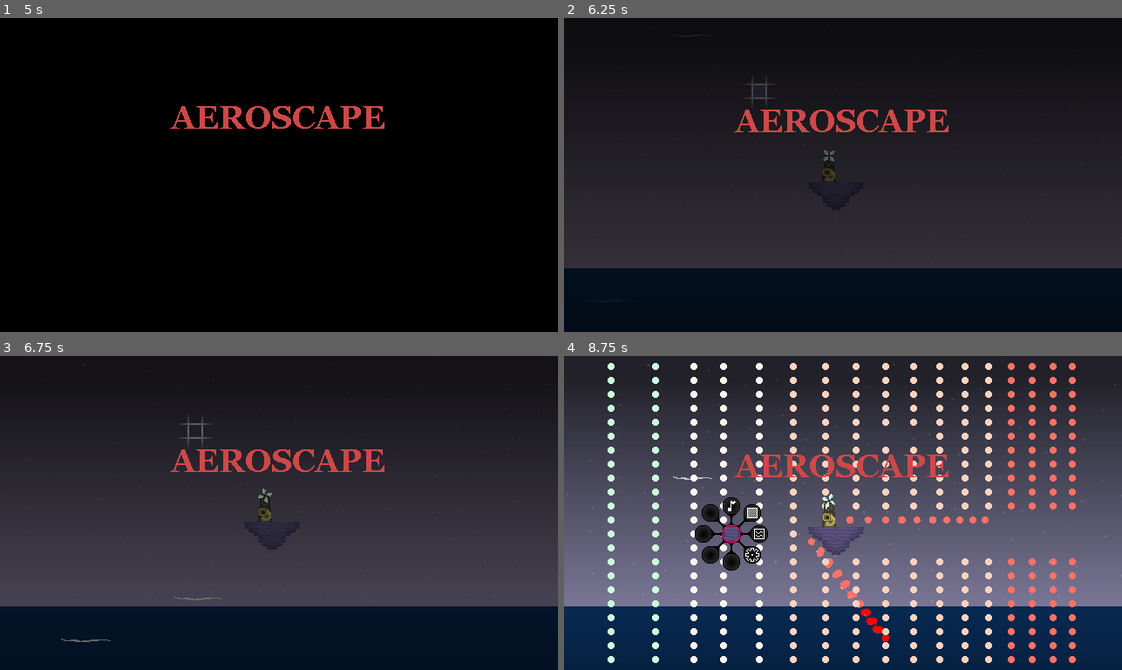
Above: before the commit, frames 1-4 (two rows, left to right).
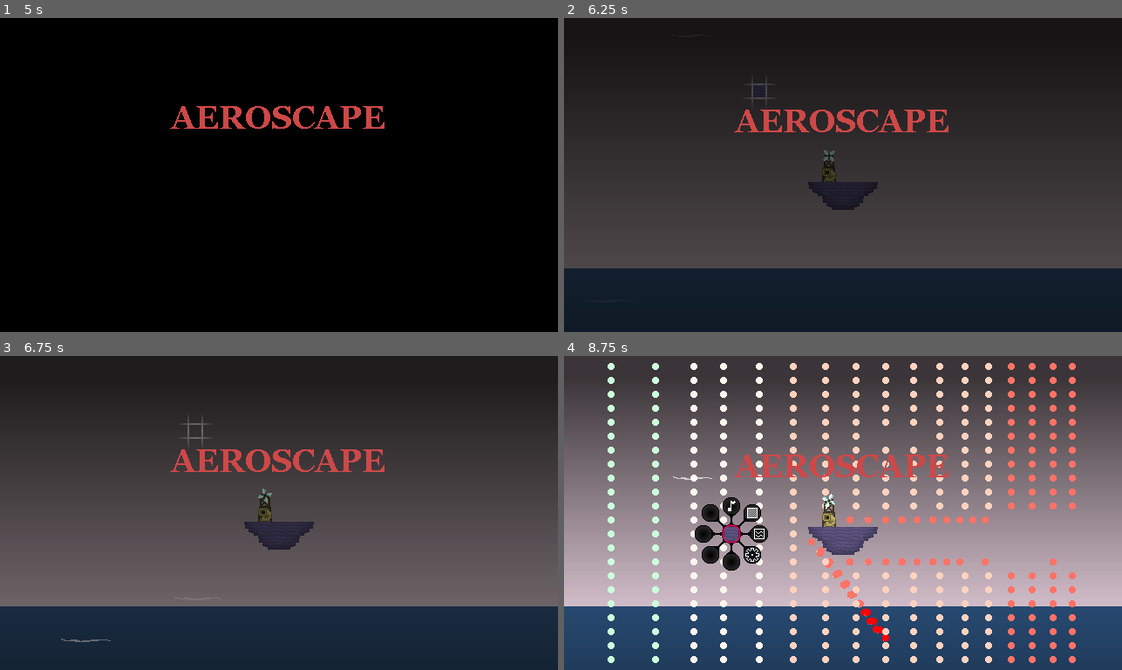
Above: after the commit, the same moments.

Repository: brandonkilpatrick059/dronescape
Game: Godot game, scene res://scenes/grid_sandbox.tscn
The game is run twice, just before and just after one commit, with the same random seed, the same clock (stepped at 60 frames per second) and the same inputs.
Inputs (mouse positions are in pixels of both pictures, inside the frame that each line leads up to):
- Up to frame 1 (5 s): move the mouse to (267, 187) at 0.52 s; tap Space (dev_1) at 0.6, 2.75, 4.35 s; tap Enter at 1.25, 3.5 s; move the mouse to (251, 184) at 1.27 s; tap 1 (dev_2) at 1.35 s; move the mouse to (279, 181) at 2.02 s; click (279, 181) at 2.1 s; move the mouse to (290, 181) at 2.77 s; right-click (290, 181) at 2.85 s; move the mouse to (279, 196) at 3.52 s; tap Middle mouse button (third_action) at 3.6 s; move the mouse to (267, 196) at 4.27 s
- Up to frame 2 (6.25 s): tap Space (dev_1) at 5 s; move the mouse to (870, 175) at 5.02 s; tap 1 (dev_2) at 5.1 s; move the mouse to (759, 96) at 5.77 s; click (759, 96) at 5.85 s
- Up to frame 3 (6.75 s): move the mouse to (195, 431) at 6.52 s; hold Right mouse button (second_action) from 6.53 s (still down)
- Up to frame 4 (8.75 s): move the mouse to (731, 528) at 7.27 s; release Right mouse button (second_action) at 7.28 s; tap Middle mouse button (third_action) at 7.35 s; move the mouse to (731, 531) at 8.02 s; tap Space (dev_1) at 8.1 s

Frame 1 is identical in both runs. In frame 2, 6.9% of the frame differs, in the area x 0-100%, y 71-80%; in frame 3, 36%; in frame 4, 89%, in the area x 0-100%, y 0-100%.

Commit message:
added planet

Diff:
--- a/scenes/grid_sandbox.tscn
+++ b/scenes/grid_sandbox.tscn
@@ -8,7 +8,9 @@
 [ext_resource type="Script" uid="uid://bvlxfcloxnkhx" path="res://scripts/main_camera.gd" id="5_l6vqa"]
 [ext_resource type="PackedScene" uid="uid://cdyvb1d0a05c2" path="res://wind/wind_manager.tscn" id="7_pl366"]
 [ext_resource type="Texture2D" uid="uid://caugrfinjyvm8" path="res://sprites/backgrounds/starfield.png" id="7_u1qyx"]
+[ext_resource type="Texture2D" uid="uid://b8o7m1ebusj1g" path="res://sprites/backgrounds/planet.png" id="8_2pvaq"]
 [ext_resource type="Texture2D" uid="uid://crtdro0e2ahr" path="res://sprites/dark_square.png" id="8_w5276"]
+[ext_resource type="Script" uid="uid://bgmndcath8lhk" path="res://scripts/planet.gd" id="9_0sty0"]
 [ext_resource type="Script" uid="uid://cuhtnyf41wxp5" path="res://scripts/utility/fade_out_in_secs.gd" id="9_luqy6"]
 [ext_resource type="Texture2D" uid="uid://dj2ejelpo88gv" path="res://sprites/title.png" id="10_0q3eu"]
 [ext_resource type="Script" uid="uid://crncra6nnssso" path="res://scripts/utility/fps_counter.gd" id="11_e3fxj"]
@@ -55,6 +57,12 @@
 position = Vector2(320, 360)
 texture = ExtResource("7_u1qyx")
 
+[node name="planet" type="Sprite2D" parent="Parallax2D"]
+z_index = -11
+position = Vector2(-384, 640)
+texture = ExtResource("8_2pvaq")
+script = ExtResource("9_0sty0")
+
 [node name="screen_fade_to_black" type="Sprite2D" parent="."]
 visible = false
 z_index = 10
@@ -92,6 +100,12 @@
 [node name="PurpleStone4" parent="." instance=ExtResource("2_n7rse")]
 position = Vector2(16, 16)
 
+[node name="PurpleStone7" parent="." instance=ExtResource("2_n7rse")]
+position = Vector2(32, 16)
+
+[node name="PurpleStone8" parent="." instance=ExtResource("2_n7rse")]
+position = Vector2(16, 32)
+
 [node name="PurpleStone5" parent="." instance=ExtResource("2_n7rse")]
 position = Vector2(0, 32)
 
--- /dev/null
+++ b/scripts/planet.gd
@@ -0,0 +1,13 @@
+extends Sprite2D
+
+var origin_point : Vector2
+
+func _ready() -> void:
+	origin_point = position
+
+func _physics_process(delta: float) -> void:
+	var speed : float = 0.006
+
+	position = position + Vector2(speed*2,-speed)
+	if(position.distance_to(origin_point) > 1280):
+		position = origin_point
--- a/scripts/skybox_manager.gd
+++ b/scripts/skybox_manager.gd
@@ -3,15 +3,17 @@
 @onready var sky_gradient : Sprite2D = $sky_gradient
 @onready var ground_gradient : Sprite2D = $ground_gradient
 @onready var starfield : Sprite2D = $starfield
+@onready var planet : Sprite2D = $planet
 
 var interpolation_gradient = Gradient.new()
 var ground_interpolation_gradient = Gradient.new()
 var starfield_interpolation_gradient = Gradient.new()
+var planet_interpolation_gradient = Gradient.new()
 
 var hour_length_seconds : float = 10.0
 var timer_clock := Timer.new()
 
-var clock = 19
+var clock = 17
 
 var colors := {
 	0.0:      Color(0.314, 0.322, 0.467), #12:00am
@@ -94,6 +96,33 @@
 	1.0:      Color(0.8, 0.8, 0.8), #11
 }
 
+var planet_colors := {
+	0.0:      Color(1, 1, 1, 1), #12:00am
+	0.041666: Color(1, 1, 1, 1), #1:00
+	0.083332: Color(1, 1, 1, 1), #2
+	0.124998: Color(1, 1, 1, 1), #3
+	0.166664: Color(1, 1, 1, 1), #4
+	0.20833:  Color(1, 1, 1, 0.4), #5
+	0.249996: Color(1, 1, 1, 0.2), #6
+	0.291662: Color(1, 1, 1, 0.2), #7
+	0.333328: Color(1, 1, 1, 0.1), #8
+	0.374994: Color(1, 1, 1, 0.1), #9
+	0.41666:  Color(1, 1, 1, 0.1), #10
+	0.458326: Color(1, 1, 1, 0.1), #11
+	0.499992: Color(1, 1, 1, 0.1), #12:00pm
+	0.541658: Color(1, 1, 1, 0.1), #1:00pm
+	0.583324: Color(1, 1, 1, 0.1), #2
+	0.62499:  Color(1, 1, 1, 0.2), #3
+	0.666656: Color(1, 1, 1, 0.4), #4
+	0.708322: Color(1, 1, 1, 1), #5
+	0.749988: Color(1, 1, 1, 1), #6
+	0.791654: Color(1, 1, 1, 1),#7
+	0.83332:  Color(1, 1, 1, 1), #8
+	0.874986: Color(1, 1, 1, 1), #9
+	0.916652: Color(1, 1, 1, 1), #10
+	1.0:      Color(1, 1, 1, 1), #11
+}
+
 func get_time_as_ratio_of_full_day() -> float:
 	var ratio = 0.0
 	ratio = (clock+1.0)/24.0
@@ -116,6 +145,8 @@
 	ground_interpolation_gradient.colors = ground_colors.values()
 	starfield_interpolation_gradient.offsets = starfield_colors.keys()
 	starfield_interpolation_gradient.colors = starfield_colors.values()
+	planet_interpolation_gradient.offsets = planet_colors.keys()
+	planet_interpolation_gradient.colors = planet_colors.values()
 
 func _physics_process(delta: float) -> void:
 	if(timer_clock.is_stopped()):
@@ -125,3 +156,4 @@
 	sky_gradient.modulate = interpolation_gradient.sample(day_ratio)
 	ground_gradient.modulate = ground_interpolation_gradient.sample(day_ratio)
 	starfield.modulate = starfield_interpolation_gradient.sample(day_ratio)
+	planet.modulate = planet_interpolation_gradient.sample(day_ratio)
--- a/sprites/machines/frog_machine.tres
+++ b/sprites/machines/frog_machine.tres
@@ -1,6 +1,7 @@
 [gd_resource type="SpriteFrames" load_steps=19 format=3 uid="uid://bmha0bux35ac3"]
 
 [ext_resource type="Texture2D" uid="uid://cuakic2v1b640" path="res://sprites/machines/frog.png" id="1_5hrq5"]
+[ext_resource type="Texture2D" uid="uid://bymfe7woe3d0x" path="res://sprites/machines/frog_picker.png" id="2_uuc0k"]
 
 [sub_resource type="AtlasTexture" id="AtlasTexture_uuc0k"]
 atlas = ExtResource("1_5hrq5")
@@ -33,10 +34,6 @@
 [sub_resource type="AtlasTexture" id="AtlasTexture_02w3x"]
 atlas = ExtResource("1_5hrq5")
 region = Rect2(0, 0, 16, 32)
-
-[sub_resource type="AtlasTexture" id="AtlasTexture_5hrq5"]
-atlas = ExtResource("1_5hrq5")
-region = Rect2(96, 16, 16, 16)
 
 [sub_resource type="AtlasTexture" id="AtlasTexture_ji5cx"]
 atlas = ExtResource("1_5hrq5")
@@ -108,7 +105,7 @@
 }, {
 "frames": [{
 "duration": 1.0,
-"texture": SubResource("AtlasTexture_5hrq5")
+"texture": ExtResource("2_uuc0k")
 }],
 "loop": true,
 "name": &"picker",
Not shown: 1 places in scenes/grid_sandbox.tscn that only renumber resources
Not shown, added: scripts/planet.gd.uid
Binary file added: sprites/backgrounds/planet.png
Not shown, added: sprites/backgrounds/planet.png.import
Binary file removed: sprites/backgrounds/white_teal_gradient.png
Binary file changed: sprites/machines/frog.png
Binary file added: sprites/machines/frog_picker.png
Not shown, added: sprites/machines/frog_picker.png.import
Not shown, added: sprites/backgrounds/planet.pdn
